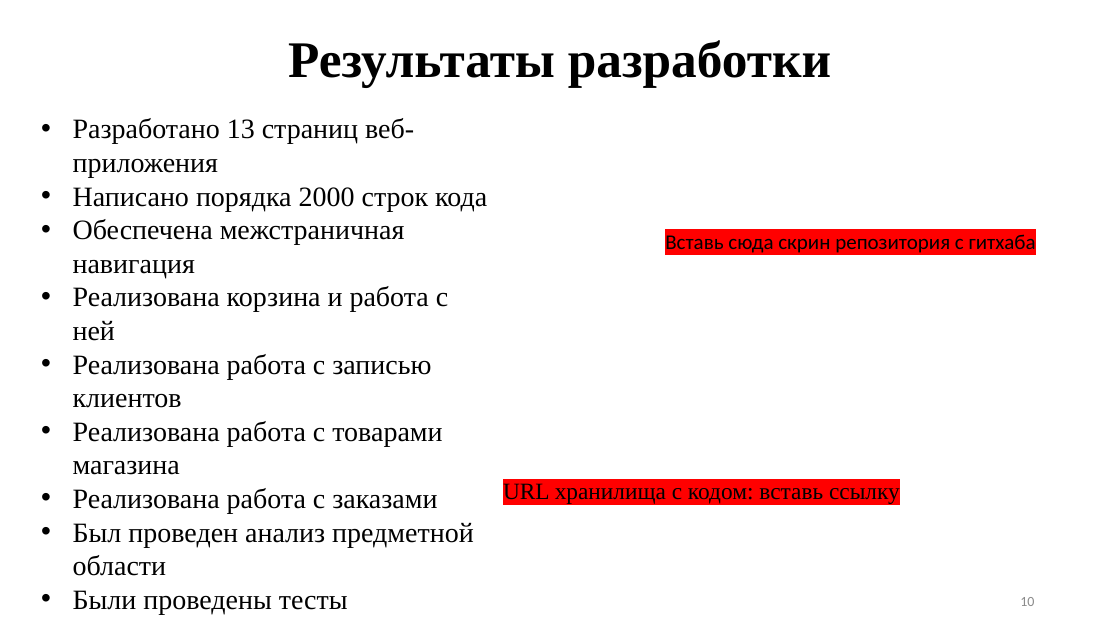
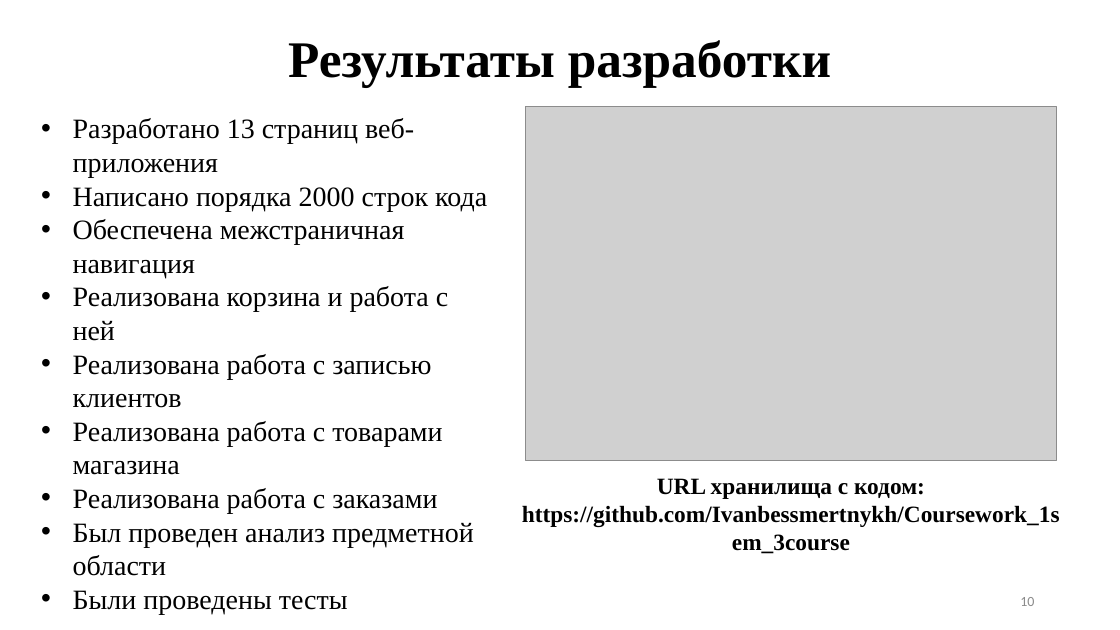
Before and after one commit to Ivanbessmertnykh/Coursework_1sem_3course, a slide deck: slide 10 of Prezentatsia_na_zaschitu_Bessmertnykh_I_V_IKBO-30-20.pptx. Drawn at 1120x630 pixels with LibreOffice and Linux fonts; fonts in the diff are those of the drawing; grey boxes stand for pictures. Boxes give left, top, right and bottom in pixels: in the first picture for what was removed or moved away, otherwise in the second. Text is boxed around its words. In the diff, an @@ line names an element or a change of style, - is before the commit and + after.

```diff
--- a/Prezentatsia_na_zaschitu_Bessmertnykh_I_V_IKBO-30-20.pptx
+++ b/Prezentatsia_na_zaschitu_Bessmertnykh_I_V_IKBO-30-20.pptx
@@ picture added at bbox=[526, 107, 1057, 460] @@
@@ text removed at bbox=[665, 234, 1036, 253] @@
-Вставь сюда скрин репозитория с гитхаба
@@ text at bbox=[522, 478, 1060, 554]: text changed; bold on @@
-URL хранилища с кодом: вставь ссылку
+URL хранилища с кодом: https://github.com/Ivanbessmertnykh/Coursework_1sem_3course
```
Also in this commit, not shown: 2 other files.
